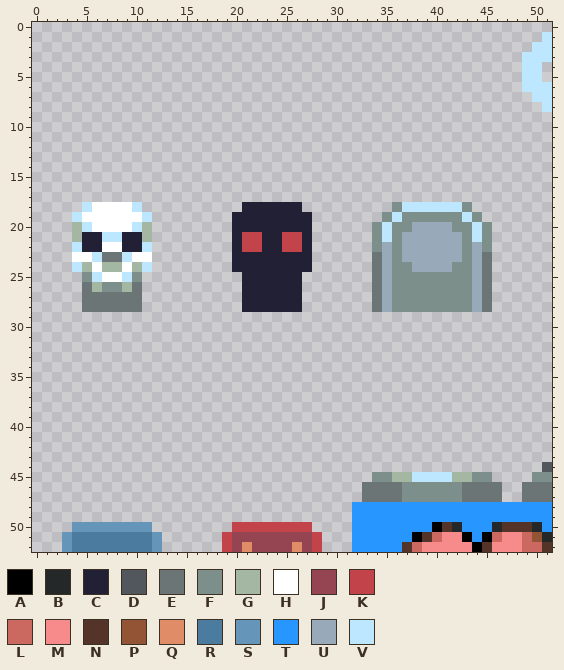
Two states of a pixel-art file, Leore/Content/toggleSwitch.aseprite. The first picture shows the starting point.
64x64 pixels, 1 frame. Colours within 5 levels of each other are drawn and written as one. Shown: x 0..51, y 0..52. The old version is drawn lined up with the new one.
Palette (. is transparent): A #000000  B #242828  C #222034  D #51575d  E #6b7575  F #7d8f8b  G #a3b7a2  H #ffffff  J #954451  K #c2444a  L #cb685f  M #f78b8b  N #543429  P #935436  Q #e08c67  R #4b7c9f  S #6596ba  T #2797ff  U #98a9ba  V #bce7ff
Pixels before (only the part around the change), first column x 0:
 0 ..................................................
 1 ..................................................
 2 ..................................................
 3 .................................................V
 4 .................................................V
 5 .................................................V
 6 .................................................V
 7 ..................................................
 8 ..................................................
 9 ..................................................
10 ..................................................
11 ..................................................
12 ..................................................
13 ..................................................
14 ..................................................
15 ..................................................
16 ..................................................
17 ..................................................
18 .....VHHHHV..........CCCCCC.........FVVVVVVF......
19 ....VHHHHHHV........CCCCCCCC.......FVFFFFFFVF.....
20 ....GVHHHHVG........CCCCCCCC......FVFFUUUUFFVF....
21 ....GCCVVCCG........CKKCCKKC......FVFUUUUUUFVF....
22 ....VCCHHCCV........CKKCCKKC......FUFUUUUUUFUF....
23 ....HHVEEVHH........CCCCCCCC......EUFUUUUUUFUE....
24 ....VGHGGHGV........CCCCCCCC......EUFFUUUUFFUE....
25 .....FVHHVF..........CCCCCC.......EUFFFFFFFFUE....
26 .....EGFFGE..........CCCCCC.......EUFFFFFFFFUE....
27 .....EEEEEE..........CCCCCC.......EUFFFFFFFFUE....
28 .....EEEEEE..........CCCCCC.......EUFFFFFFFFUE....
29 ..................................................
30 ..................................................
31 ..................................................
32 ..................................................
33 ..................................................
34 ..................................................
35 ..................................................
36 ..................................................
37 ..................................................
38 ..................................................
39 ..................................................
40 ..................................................
41 ..................................................
42 ..................................................
43 ..................................................
44 ..................................................
45 ..................................FFGGVVVVGGFF....
46 .................................EEEEFFFFFFEEEE..E
47 .................................EEEEFFFFFFEEEE..E
48 ................................TTTTTTTTTTTTTTTTTT
49 ................................TTTTTTTTTTTTTTTTTT
50 ....SSSSSSSS........KKKKKKKK....TTTTTTTTANBTTTBNNN
51 ...SRRRRRRRRS......KJJJJJJJJK...TTTTTTANLMMATALMML
52 ...SRRRRRRRRS......KJQJJJJQJK...TTTTTNLMMMMMANMMML
After the commit:
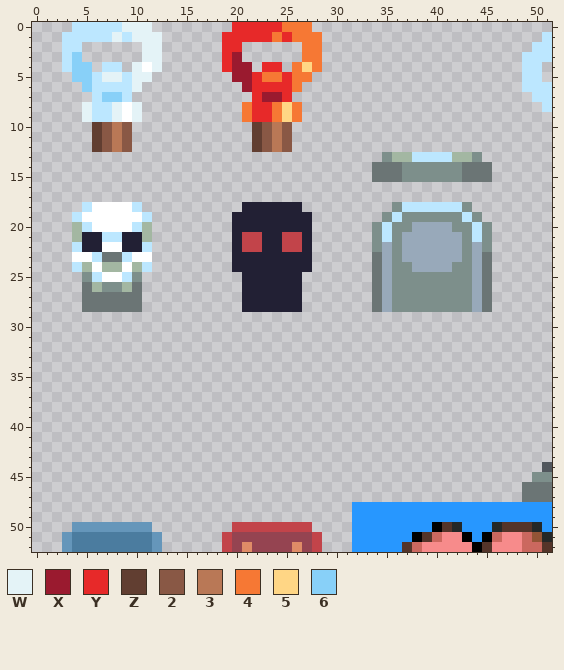
Colours new in this view: W #e4f3f7  X #9a1a2f  Y #e72929  Z #613e31  2 #895845  3 #b97856  4 #f67834  5 #ffd685  6 #88d0f8
Difference:
drawings rearranged on the sheet (the old picture shows each at its new place; 5 dropped ones are not shown)
y 0: x 4..11 ........ -> VVVVVWWW; x 20..27 ........ -> YYYYY444
y 1: x 3..12 .......... -> VVVVVWVWWW; x 19..28 .......... -> YYYYY4Y444
y 2: x 3..4 .. -> VV; x 11..12 .. -> WW; x 19..20 .. -> YY; x 27..28 .. -> 44
y 3: x 3..4 .. -> V6; x 11..12 .. -> WW; x 19..20 .. -> YX; x 27..28 .. -> 44
y 4: x 3..5 ... -> V66; x 7..8 .. -> VV; x 10..12 ... -> WHW; x 19..21 ... -> YXX; x 23..24 .. -> YY; x 26..28 ... -> 454
y 5: x 4..11 ........ -> 66VWWVWW; x 20..27 ........ -> XXY44Y44
y 6: x 5..10 ...... -> 6VVVVW; x 21..26 ...... -> XYYYY4
y 7: x 6..9 .... -> V66V; x 22..25 .... -> YXXY
y 8..9: x 5..10 ...... -> WVVWHW; x 21..26 ...... -> 4YY454
y 10..12: x 6..9 .... -> Z232; x 22..25 .... -> Z232
y 13: x 35..44 .......... -> FGGVVVVGGF
y 14..15: x 34..45 ............ -> EEEFFFFFFEEE
y 45: x 34..45 FFGGVVVVGGFF -> ............
y 46..47: x 33..46 EEEEFFFFFFEEEE -> ..............
